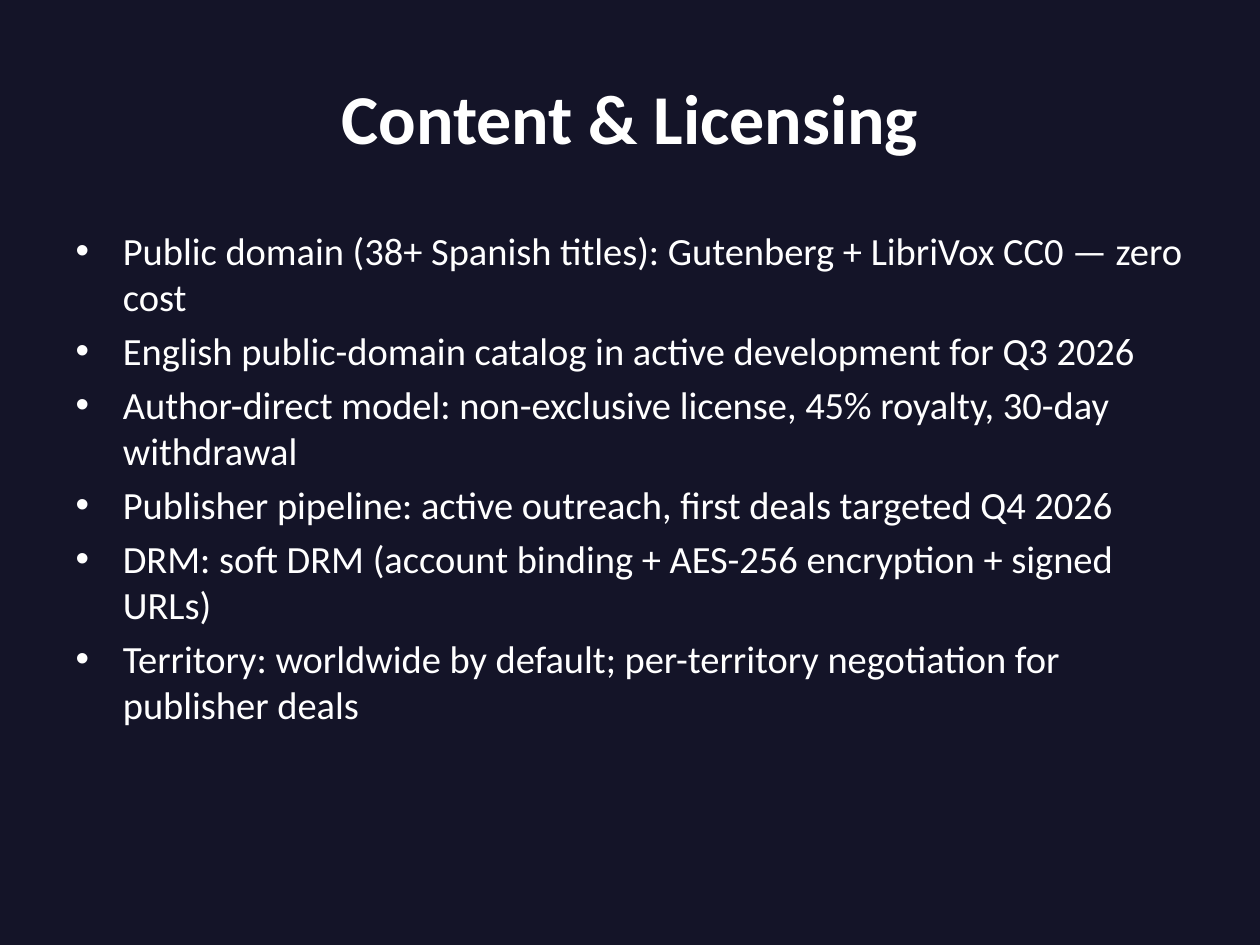
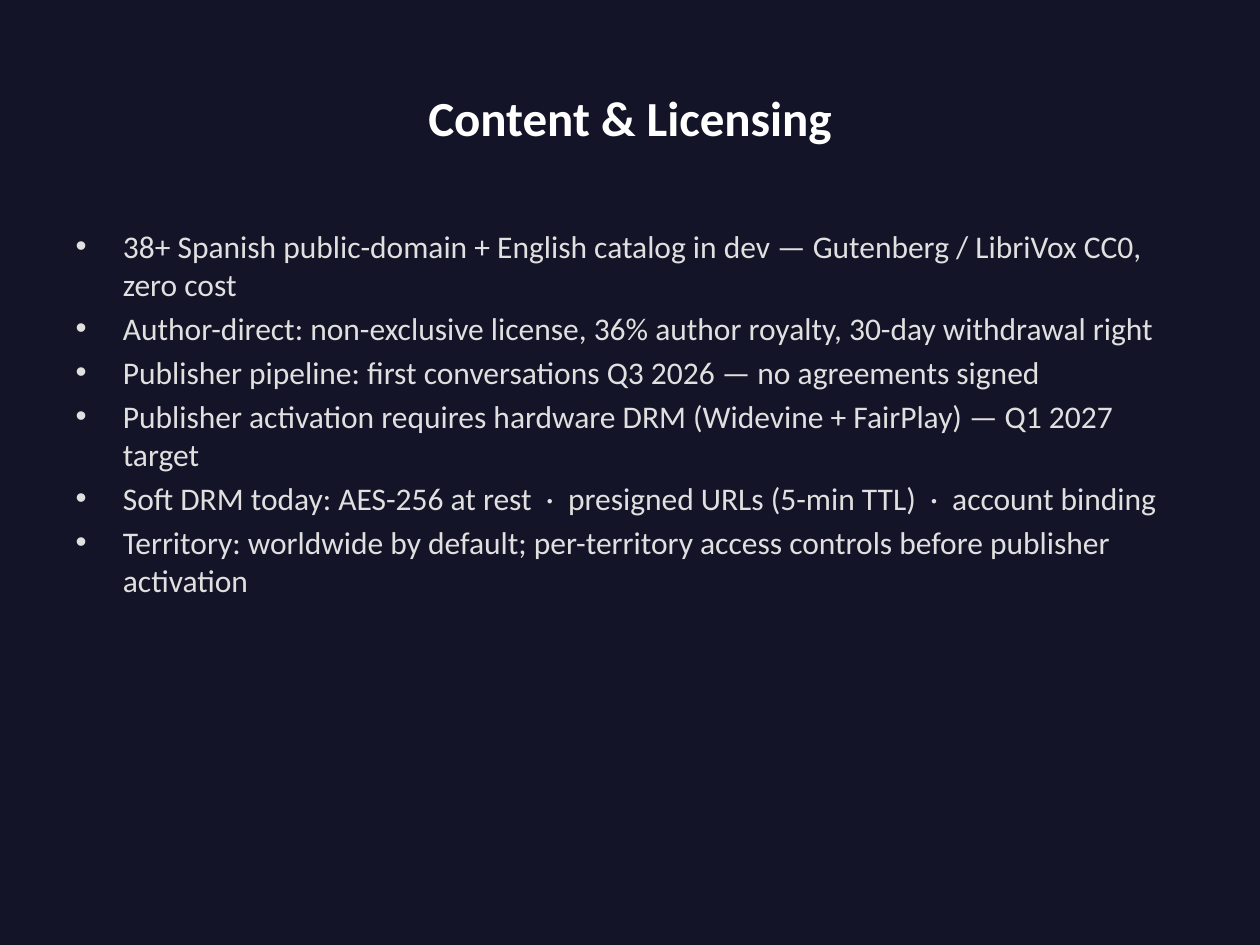
Before and after one commit to Carloskfe/noetia, a slide deck: slide 10 of docs/Noetia_Presentation.pptx. Drawn at 1260x945 pixels with LibreOffice and Linux fonts; fonts in the diff are those of the drawing. Boxes give left, top, right and bottom in pixels: in the first picture for what was removed or moved away, otherwise in the second. Text is boxed around its words. In the diff, an @@ line names an element or a change of style, - is before the commit and + after.

```diff
--- a/docs/Noetia_Presentation.pptx
+++ b/docs/Noetia_Presentation.pptx
@@ title "Content & Licensing" at (428, 101, 832, 145): size 40 to 28 pt @@
@@ text at (123, 236, 1156, 593): text changed; size 22 to 18 pt; text colour #FFFFFF to #E0E0E0 @@
-• Public domain (38+ Spanish titles): Gutenberg + LibriVox CC0 — zero cost
-• English public-domain catalog in active development for Q3 2026
-• Author-direct model: non-exclusive license, 45% royalty, 30-day withdrawal
-• Publisher pipeline: active outreach, first deals targeted Q4 2026
-• DRM: soft DRM (account binding + AES-256 encryption + signed URLs)
-• Territory: worldwide by default; per-territory negotiation for publisher deals
+• 38+ Spanish public-domain + English catalog in dev — Gutenberg / LibriVox CC0, zero cost
+• Author-direct: non-exclusive license, 36% author royalty, 30-day withdrawal right
+• Publisher pipeline: first conversations Q3 2026 — no agreements signed
+• Publisher activation requires hardware DRM (Widevine + FairPlay) — Q1 2027 target
+• Soft DRM today: AES-256 at rest · presigned URLs (5-min TTL) · account binding
+• Territory: worldwide by default; per-territory access controls before publisher activation
```
